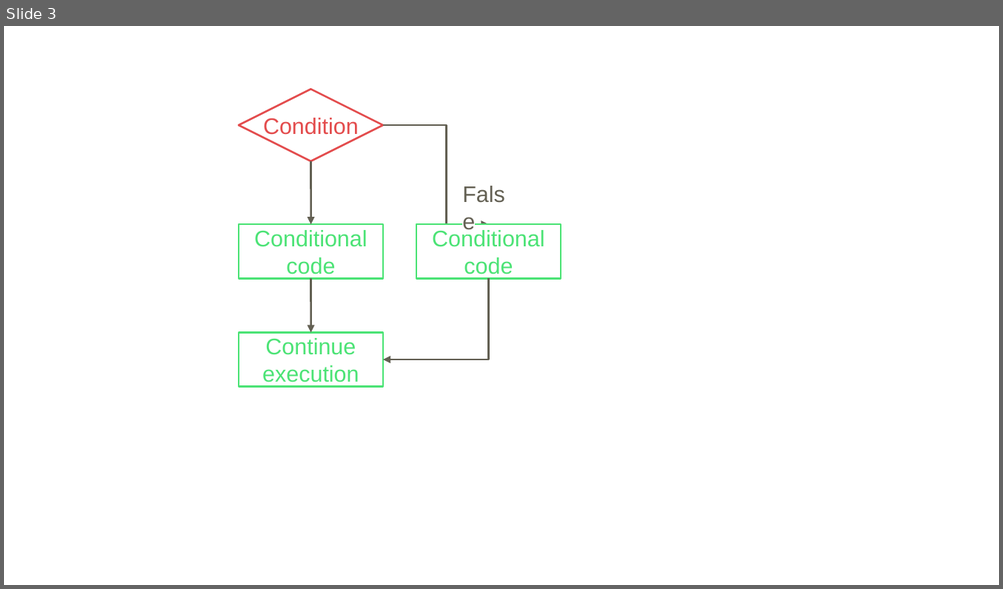
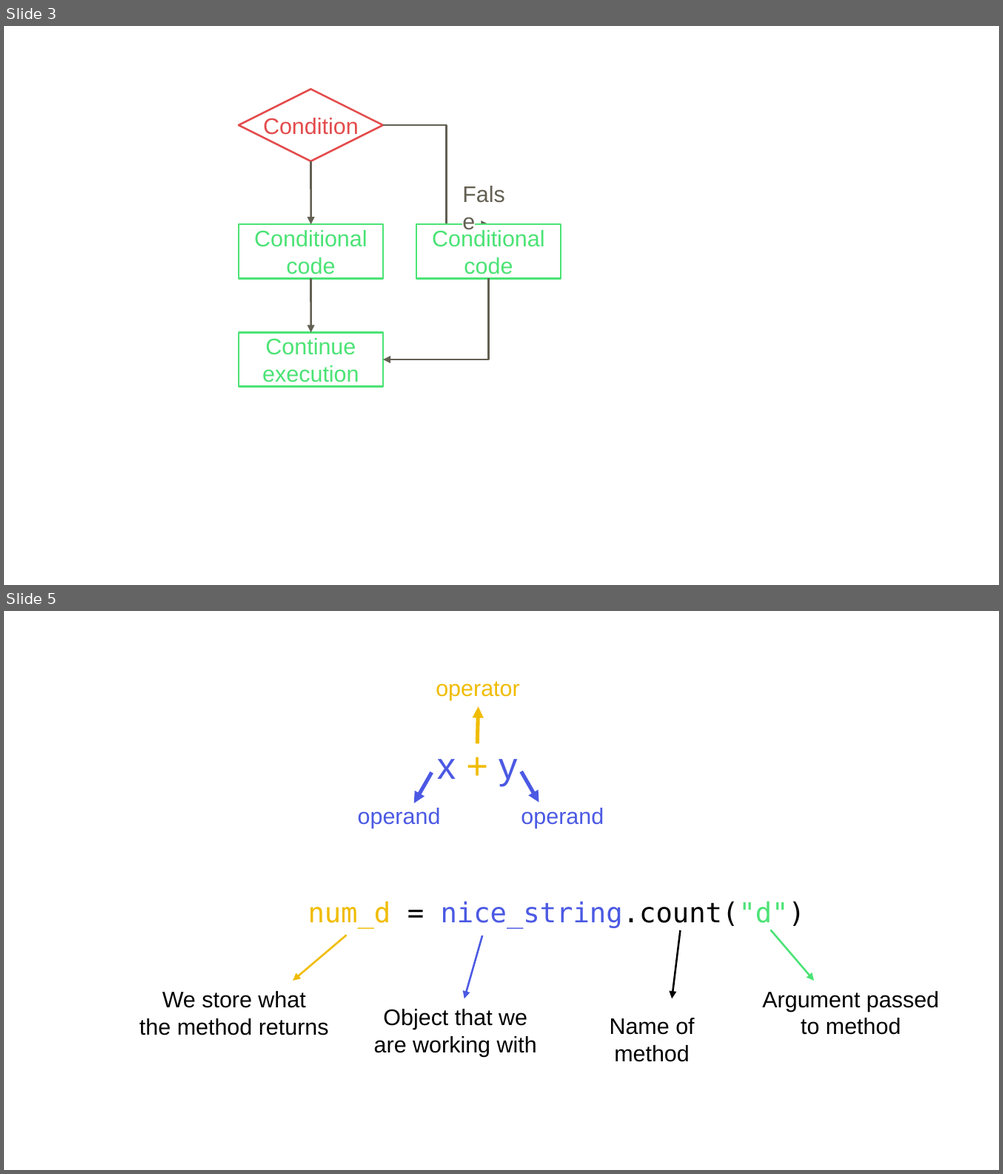
Before and after one commit to posfaim/dnds5027, a slide deck: images/figures.odp. Shown one above the other, each under a label of ours: slide 3 before the commit, slides 3 and 5 after it; the slides between them are not shown. The pictures are 1003x589 and 1003x1174 pixels, drawn with LibreOffice and Linux fonts; fonts in the diff are those of the drawing. Boxes give left, top, right and bottom in pixels: in the first picture for what was removed or moved away, otherwise in the second. Text is boxed around its words. In the diff, an @@ line names an element or a change of style, - is before the commit and + after.

```diff
--- a/images/figures.odp
+++ b/images/figures.odp
@@ slide 5 added at box(4, 611, 999, 1170), background #FFFFFF @@
@@ text added at box(435, 681, 519, 701), 18 pt, text #F0BC01 @@
+operator
@@ arrow added from (477, 743) to (478, 706), #F0BC01 3 pt @@
@@ text added at box(437, 759, 517, 786), 30 pt, text #4B59E3 @@
+x + y
@@ arrow added from (432, 772) to (414, 803), #4B59E3 3 pt @@
@@ arrow added from (521, 772) to (539, 803), #4B59E3 3 pt @@
@@ text added at box(358, 808, 441, 829), 18 pt, text #4B59E3 @@
+operand
@@ text added at box(521, 808, 603, 829), 18 pt, text #4B59E3 @@
+operand
@@ text added at box(308, 901, 805, 928), 22 pt, text #4B59E3 @@
+num_d = nice_string.count("d")
@@ arrow added from (346, 935) to (293, 981), #F0BC01 1.5 pt @@
@@ arrow added from (482, 936) to (464, 999), #4B59E3 1.5 pt @@
@@ arrow added from (680, 931) to (672, 999), #000000 1.5 pt @@
@@ arrow added from (770, 931) to (814, 981), #4BE375 1.5 pt @@
@@ text added at box(139, 991, 329, 1036), 18 pt, text #000000 @@
+We store what
+the method returns
@@ text added at box(374, 1009, 537, 1057), 18 pt, text #000000 @@
+Object that we
+are working with
@@ text added at box(762, 991, 939, 1035), 18 pt, text #000000 @@
+Argument passed
+to method
@@ text added at box(609, 1018, 694, 1062), 18 pt, text #000000 @@
+Name of method
```
Also in this commit, not shown: 1 other slide added, 7 other files.
